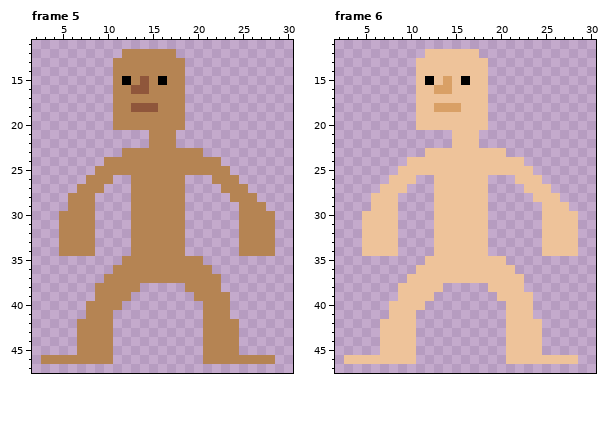
Pixel-art file -- assets/art/humans_slim.aseprite. The picture above was drawn from the file before the commit.
32x48 pixels, 10 frames. Shown: frame 5: x 2..30, y 11..47; frame 6: x 2..30, y 11..47. The commit also changed other frames, which this record leaves out.
And afterwards:
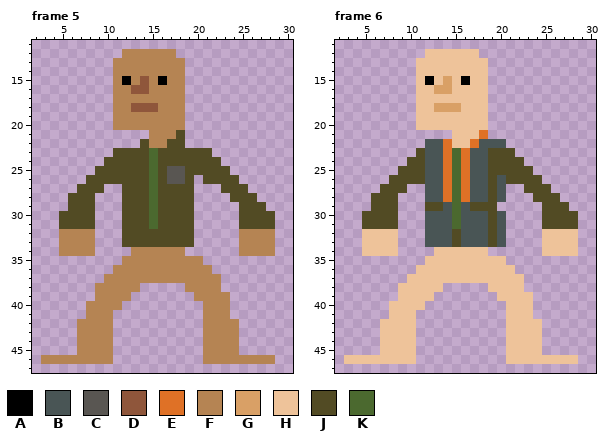
Palette (. is transparent): A #000000  B #495555  C #595652  D #8f563b  E #df7126  F #b58453  G #d9a066  H #eec39a  J #524b24  K #4b692f
Difference:
layer "Shirt" now shown
--- frame 5, layer "Shirt"
@@ x 2..30 @@
 20 .........FFFFFFFF............
-21 .............FFF.............
-22 .............FFF.............
-23 ..........FFFFFFFFF..........
-24 ........FFFFFFFFFFFFF........
-25 .......FFFFFFFFFFFFFFF.......
-26 ......FFF..FFFFFF...FFF......
-27 .....FFF...FFFFFF....FFF.....
-28 ....FFF....FFFFFF.....FFF....
-29 ....FFF....FFFFFF......FFF...
-30 ...FFFF....FFFFFF......FFFF..
-31 ...FFFF....FFFFFF......FFFF..
-32 ...FFFF....FFFFFF......FFFF..
-33 ...FFFF....FFFFFF......FFFF..
+21 .............FFFJ............
+22 ............JFFJJ............
+23 .........JJJJKJJJJJJ.........
+24 ........JJJJJKJJJJJJJ........
+25 .......JJJJJJKJCCJJJJJ.......
+26 ......JJJJJJJKJCCJ.JJJJ......
+27 .....JJJ..JJJKJJJJ...JJJ.....
+28 ....JJJ...JJJKJJJJ....JJJ....
+29 ....JJJ...JJJKJJJJ.....JJJ...
+30 ...JJJJ...JJJKJJJJ.....JJJJ..
+31 ...JJJJ...JJJKJJJJ.....JJJJ..
+32 ...FFFF...JJJJJJJJ.....FFFF..
+33 ...FFFF...JJJJJJJJ.....FFFF..
 34 ...FFFF....FFFFFF......FFFF..
--- frame 6, layer "Shirt"
@@ x 2..30 @@
 20 .........HHHHHHHH............
-21 .............HHH.............
-22 .............HHH.............
-23 ..........HHHHHHHHH..........
-24 ........HHHHHHHHHHHHH........
-25 .......HHHHHHHHHHHHHHH.......
-26 ......HHH..HHHHHH...HHH......
-27 .....HHH...HHHHHH....HHH.....
-28 ....HHH....HHHHHH.....HHH....
-29 ....HHH....HHHHHH......HHH...
-30 ...HHHH....HHHHHH......HHHH..
-31 ...HHHH....HHHHHH......HHHH..
-32 ...HHHH....HHHHHH......HHHH..
-33 ...HHHH....HHHHHH......HHHH..
+21 .............HHHE............
+22 ..........BBEHHEBBB..........
+23 .........JBBEKEBBJJJ.........
+24 ........JJBBEKEBBJJJJ........
+25 .......JJJBBEKEBBJJJJJ.......
+26 ......JJJJBBEKEBBJBJJJJ......
+27 .....JJJ..BBEKEBBJB..JJJ.....
+28 ....JJJ...BBEKEBBJB...JJJ....
+29 ....JJJ...JJBKBJJJ.....JJJ...
+30 ...JJJJ...BBBKBBBJB....JJJJ..
+31 ...JJJJ...BBBKBBBJB....JJJJ..
+32 ...HHHH...BBBJBBBJB....HHHH..
+33 ...HHHH...BBBJBBBJB....HHHH..
 34 ...HHHH....HHHHHH......HHHH..
Where, in picture pixels (left, top, right, bottom), the same in both pictures:
changed: (59, 130, 275, 247)
changed: (362, 130, 578, 247)
